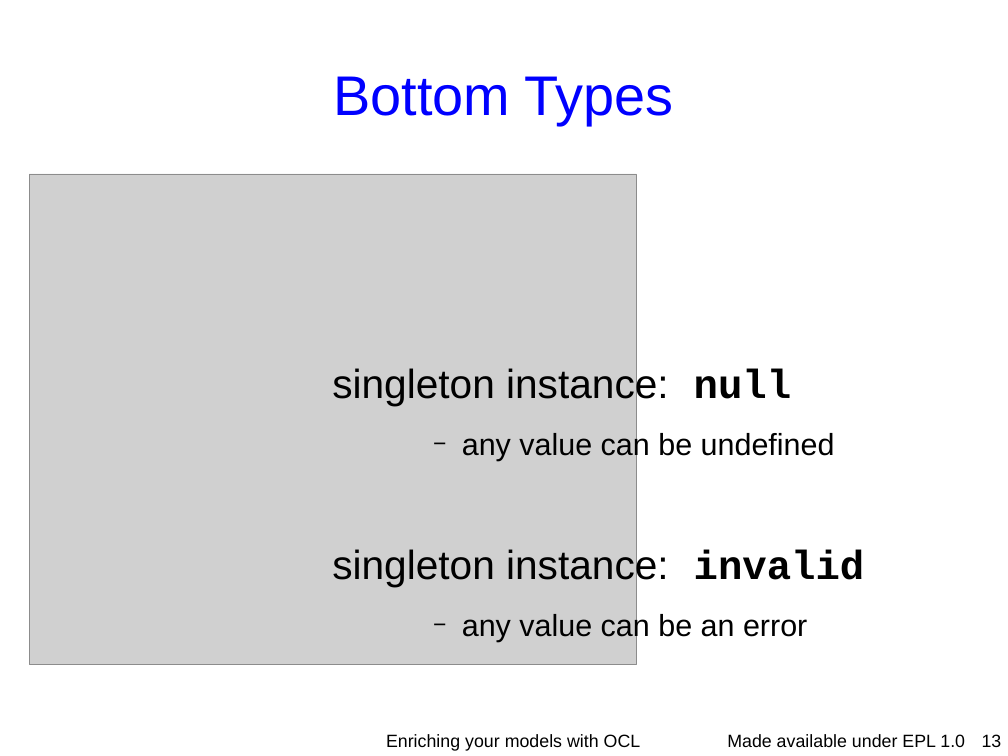
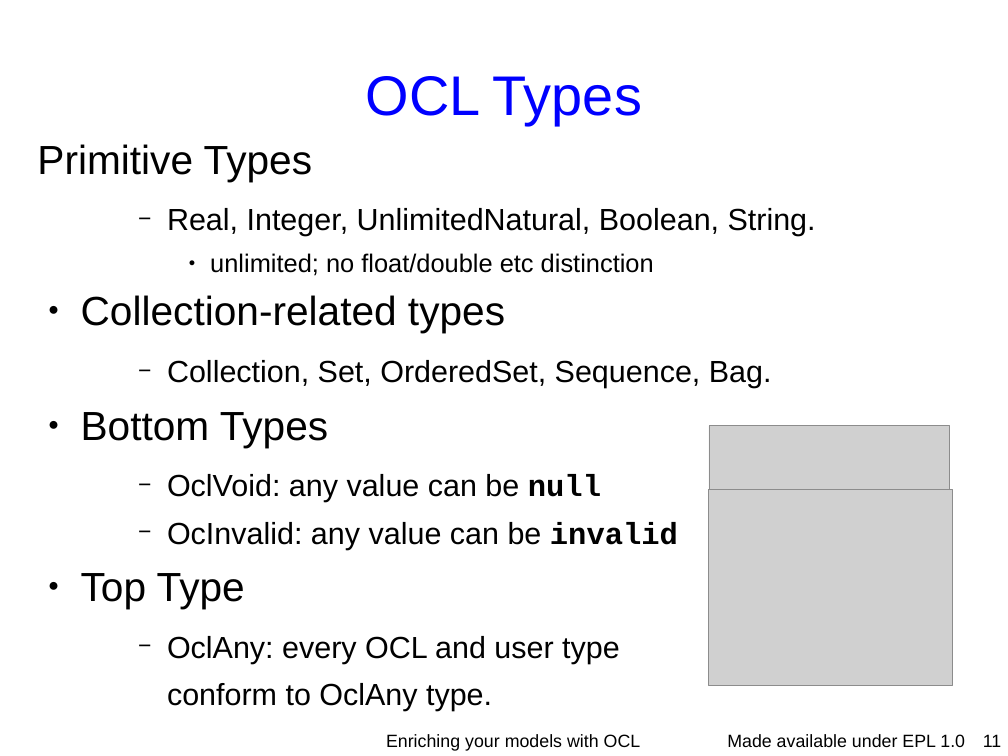
Before and after one commit to eclipse-ocl/ocl-website, a slide deck: slide 11 of ocl/docs/publications/ESE2010LongTalk/EnrichingWithOCL.odp (slide 13 before the commit). Drawn at 1008x756 pixels with LibreOffice and Linux fonts; fonts in the diff are those of the drawing; grey boxes stand for pictures; background and template pictures are left out. Boxes give left, top, right and bottom in pixels: in the first picture for what was removed or moved away, otherwise in the second. Text is boxed around its words. In the diff, an @@ line names an element or a change of style, - is before the commit and + after.

```diff
--- a/ocl/docs/publications/ESE2010LongTalk/EnrichingWithOCL.odp
+++ b/ocl/docs/publications/ESE2010LongTalk/EnrichingWithOCL.odp
@@ title at [366,76,642,125]: text changed @@
-Bottom Types
+OCL Types
@@ text added at [37,144,816,664], 24 pt, text #000000 @@
+Primitive Types
+    − Real, Integer, UnlimitedNatural, Boolean, String.
+      ● unlimited; no float/double etc distinction
+● Collection-related types
+    − Collection, Set, OrderedSet, Sequence, Bag.
+● Bottom Types
+    − OclVoid: any value can be null
+    − OcInvalid: any value can be invalid
+● Top Type
+    − OclAny: every OCL and user type
+    conform to OclAny type.
@@ text removed at [332,366,865,642] @@
-singleton instance: null
-    − any value can be undefined
-singleton instance: invalid
-    − any value can be an error
@@ picture: place and size @@
-picture at [29,174,637,664]
+picture at [709,426,949,544]
@@ picture added at [709,489,952,686] @@
@@ page number at [983,734,1001,747]: text changed @@
-13
+11
```
Also in this commit, not shown: 16 other slides changed, 3 slides removed.
